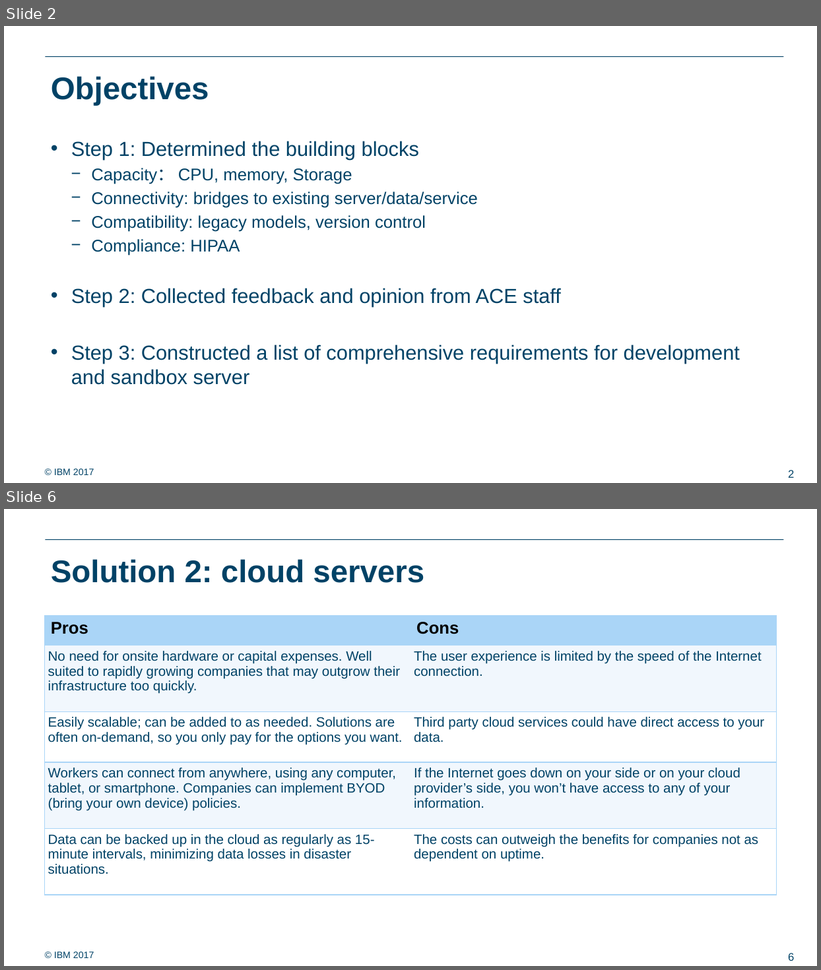
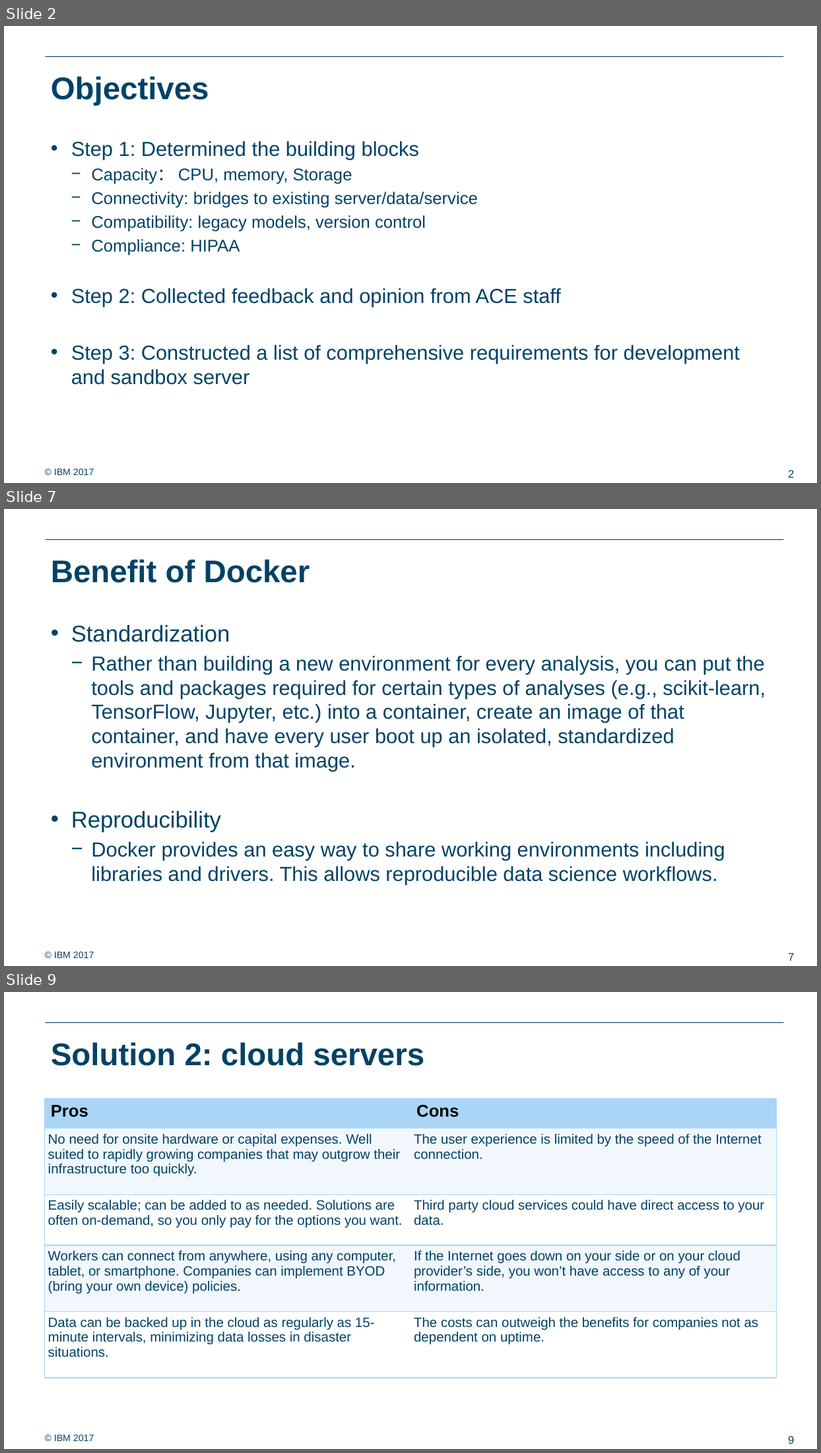
Before and after one commit to ralf0615/Analytics_project_backlog, a slide deck: Analytics_server_setup_v1.pptx. Shown one above the other, each under a label of ours: slides 2 and 6 before the commit, slides 2, 7 and 9 after it; the slides between them are not shown. The pictures are 821x970 and 821x1453 pixels, drawn with LibreOffice and Linux fonts; fonts in the diff are those of the drawing; background and template pictures are left out. Boxes give left, top, right and bottom in pixels: in the first picture for what was removed or moved away, otherwise in the second. Text is boxed around its words. In the diff, an @@ line names an element or a change of style, - is before the commit and + after.

```diff
--- a/Analytics_server_setup_v1.pptx
+++ b/Analytics_server_setup_v1.pptx
@@ slide 7 added at bbox=[4, 509, 817, 966], background #FFFFFF; not listed: 3 template elements that a slide beside it also shows @@
@@ title added at bbox=[51, 559, 310, 583], 37 pt, text #004266, bold @@
+Benefit of Docker
@@ text added at bbox=[71, 625, 766, 885], 24 pt, text #004266 @@
+• Standardization
+  − Rather than building a new environment for every analysis, you can put the tools and packages required for certain types of analyses (e.g., scikit-learn, TensorFlow, Jupyter, etc.) into a container, create an image of that container, and have every user boot up an isolated, standardized environment from that image.
+• Reproducibility
+  − Docker provides an easy way to share working environments including libraries and drivers. This allows reproducible data science workflows.
@@ what was slide 6 is now slide 9 @@
@@ page number at bbox=[788, 1436, 794, 1444]: text changed @@
-6
+9
```
Also in this commit, not shown: 4 slides changed, 2 other slides added, 3 other files.
